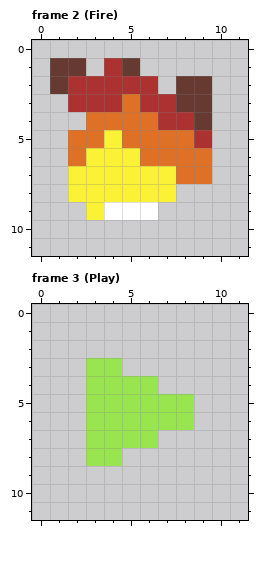
Pixel-art file -- assets/images/ui/effectIcons/effectIcons.aseprite. The picture above was drawn from the file before the commit.
12x12 pixels, 4 frames. Shown: frame 2 (Fire), frame 3 (Play). The commit also changed other frames, which this record leaves out.
The same view after the edit:
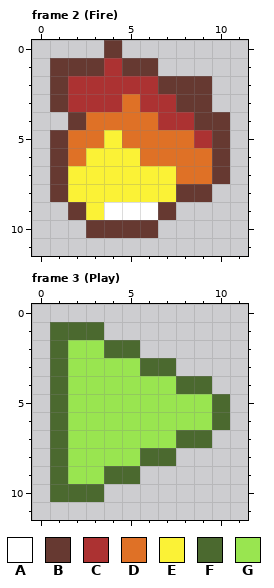
Palette (. is transparent): A #ffffff  B #663931  C #ac3232  D #df7126  E #fbf236  F #4b692f  G #99e550
What changed:
Changed rows in their new state; - is an unchanged pixel.
Frame 2 (Fire), layer "Layer 1":
first column x 1:
 0 ---B------
 1 --B--B----
 2 ------B---
 3 B---------
 4 -B-------B
 5 B--------B
 6 B--------B
 7 B--------B
 8 B------BB-
 9 -B----B---
10 --BBBB----
Frame 3 (Play), layer "Layer 1":
first column x 1:
 1 FFF-------
 2 FGGFF-----
 3 FG--GFF---
 4 FG----GFF-
 5 FG------GF
 6 FG------GF
 7 FG----GFF-
 8 FG--GFF---
 9 FGGFF-----
10 FFF-------
Where, in picture pixels (left, top, right, bottom), the same in both pictures:
added: (50, 40, 230, 238)
added: (50, 322, 230, 502)
